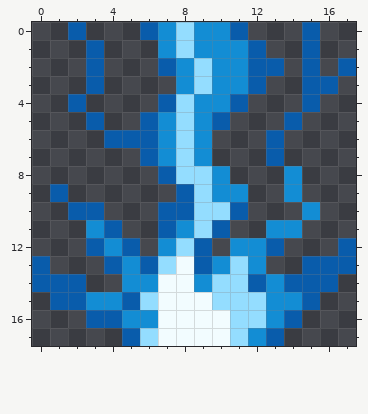
One commit to this pixel-art sprite: src/main/resources/assets/spells_and_shields/textures/spell/lightning_strike.png. That is the earlier state.
The file is 18x18 pixels.
New version:
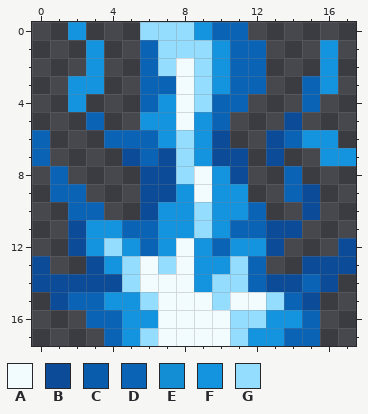
Palette (. is transparent): A #f2fcff  B #0b4b97  C #095cab  D #0b63b6  E #138dd4  F #1493de  G #94ddff
Diff:
Changed rows in their new state; - is an unchanged pixel.
first column x 0:
 0 --F---GG-FDD---.--
 1 ---F--DG-GFDD--.F-
 2 ---F--DGA-FDD.-.F.
 3 --FF--DDA-FDD--DF-
 4 --F---DFAGDD---D--
 5 ---D--FFAFD---B---
 6 D---DDDF-FB--BDFF-
 7 D----BDB-FBB-B--FF
 8 -D----BB-AFB--D---
 9 -DD---BBFAFF--DB--
10 --DD--BFF-FFD--B--
11 --BFFDDFF-FDDBB---
12 --BFGFDFAFDFFB---B
13 B--BFGA--FF-D--BBB
14 BBBBBGA--F--DBBDB-
15 -BDDFF-----AAGDB--
16 ---DDFF------FFD--
17 ----DF------FFDD--
Pixel boxes of the changes (left, top, right, bottom) in both pictures:
changed: (32, 22, 356, 346)
